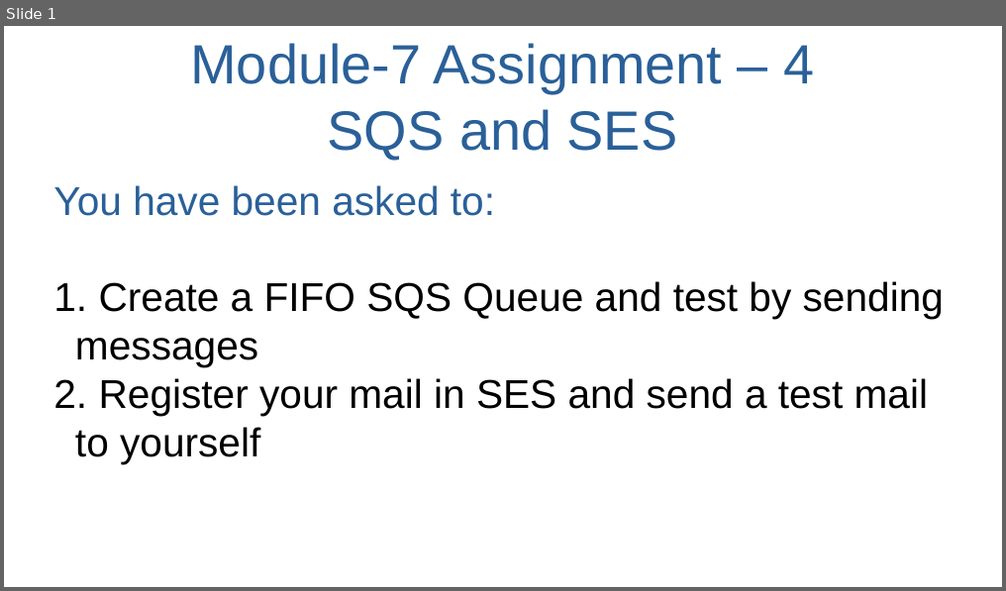
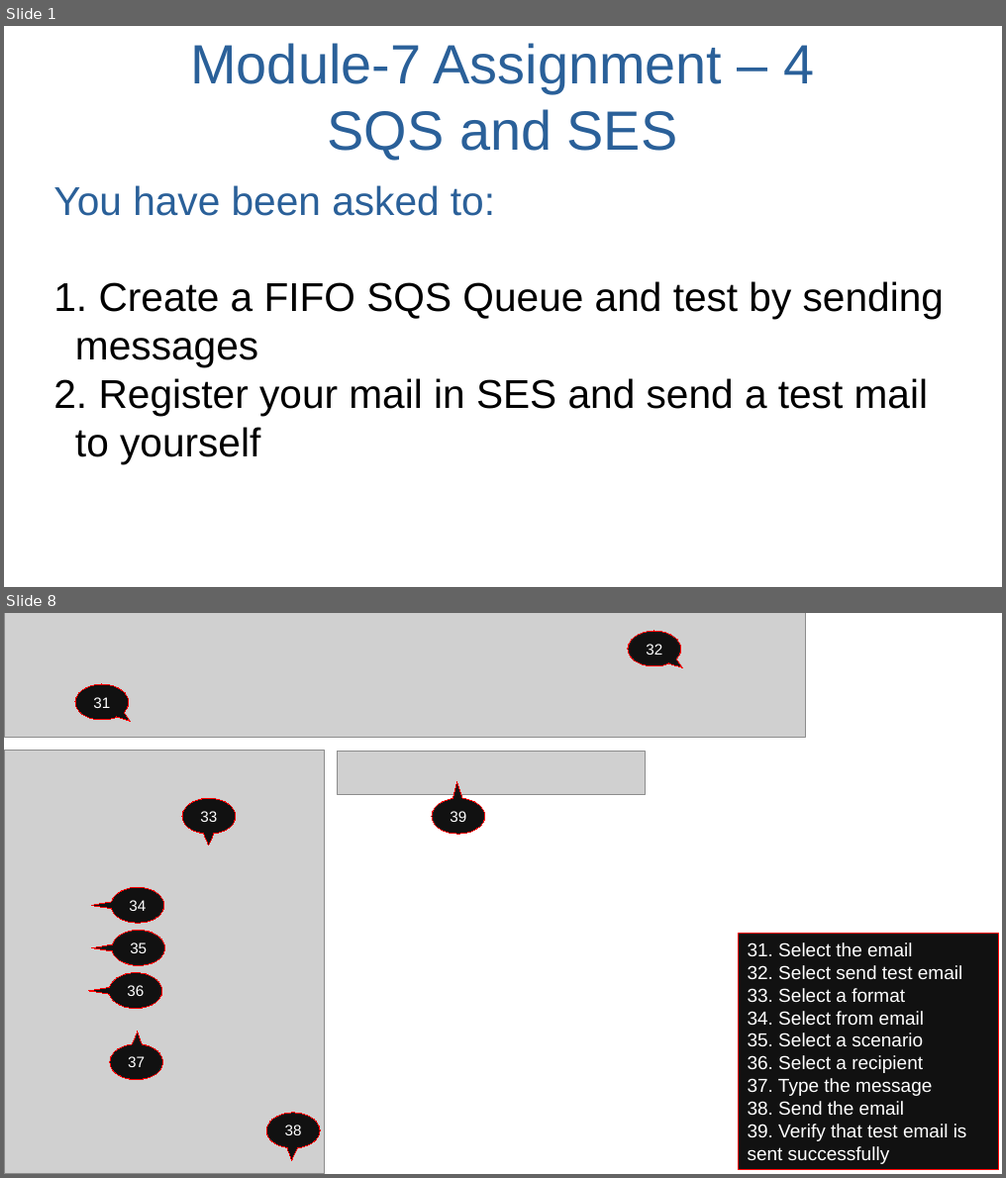
Before and after one commit to enhariharan/aws-solutions-architect-training, a slide deck: module_7_management_and_application/module_7_assignment_4_sqs_and_ses/module_7_assignment_4_sqs_and_ses.pptx. Shown one above the other, each under a label of ours: slide 1 before the commit, slides 1 and 8 after it; the slides between them are not shown. The pictures are 1006x591 and 1006x1178 pixels, drawn with LibreOffice and Linux fonts; fonts in the diff are those of the drawing; grey boxes stand for pictures. Boxes give left, top, right and bottom in pixels: in the first picture for what was removed or moved away, otherwise in the second. Text is boxed around its words. In the diff, an @@ line names an element or a change of style, - is before the commit and + after.

```diff
--- a/module_7_management_and_application/module_7_assignment_4_sqs_and_ses/module_7_assignment_4_sqs_and_ses.pptx
+++ b/module_7_management_and_application/module_7_assignment_4_sqs_and_ses/module_7_assignment_4_sqs_and_ses.pptx
@@ slide 8 added at (4,613,1002,1174), background #FFFFFF @@
@@ picture added at (4,613,806,737) @@
@@ speech bubble added at (628,631,681,666), fill #111111, outline #FF0000 0 pt, 12 pt, text #FFFFFF @@
+32
@@ speech bubble added at (75,684,129,720), fill #111111, outline #FF0000 0 pt, 12 pt, text #FFFFFF @@
+31
@@ picture added at (4,750,325,1174) @@
@@ picture added at (338,752,647,795) @@
@@ speech bubble added at (182,799,236,834), fill #111111, outline #FF0000 0 pt, 12 pt, text #FFFFFF @@
+33
@@ speech bubble added at (432,799,485,834), fill #111111, outline #FF0000 0 pt, 12 pt, text #FFFFFF @@
+39
@@ speech bubble added at (111,887,164,923), fill #111111, outline #FF0000 0 pt, 12 pt, text #FFFFFF @@
+34
@@ speech bubble added at (112,930,165,965), fill #111111, outline #FF0000 0 pt, 12 pt, text #FFFFFF @@
+35
@@ rectangle added at (739,934,998,1170), fill #111111, outline #FF0000 0 pt, 15 pt, text #FFFFFF @@
+31. Select the email
+32. Select send test email
+33. Select a format
+34. Select from email
+35. Select a scenario
+36. Select a recipient
+37. Type the message
+38. Send the email
+39. Verify that test email is sent successfully
@@ speech bubble added at (109,973,162,1009), fill #111111, outline #FF0000 0 pt, 12 pt, text #FFFFFF @@
+36
@@ speech bubble added at (110,1044,163,1079), fill #111111, outline #FF0000 0 pt, 12 pt, text #FFFFFF @@
+37
@@ speech bubble added at (266,1113,320,1149), fill #111111, outline #FF0000 0 pt, 12 pt, text #FFFFFF @@
+38
```
Also in this commit, not shown: 6 slides changed, 1 slide removed.
